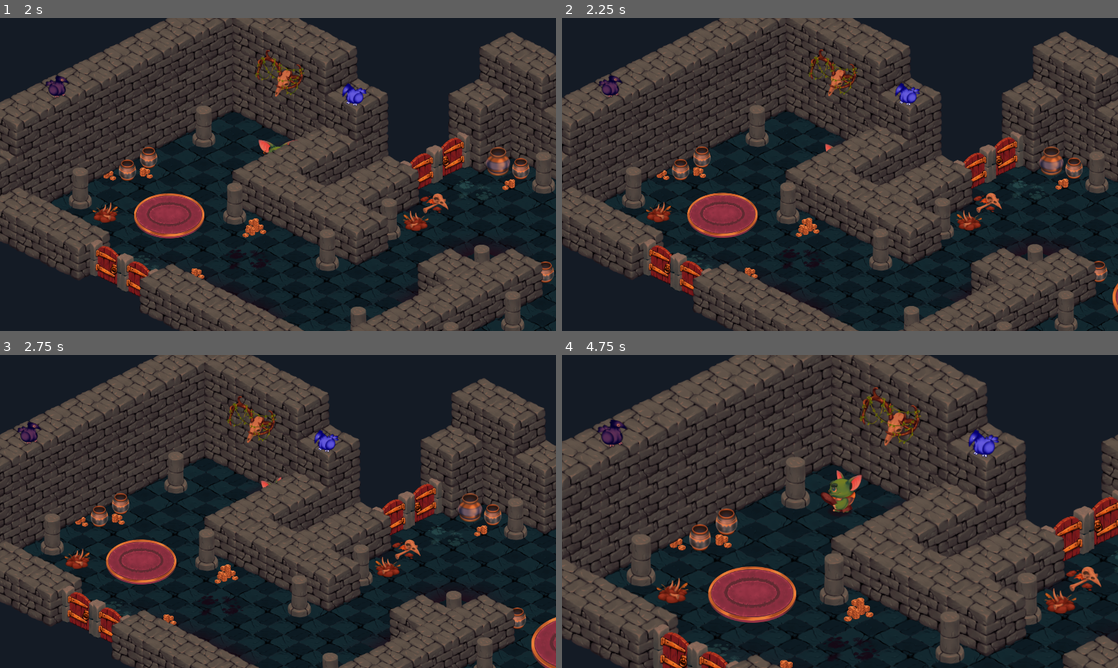
Above: before the commit, frames 1-4 (two rows, left to right).
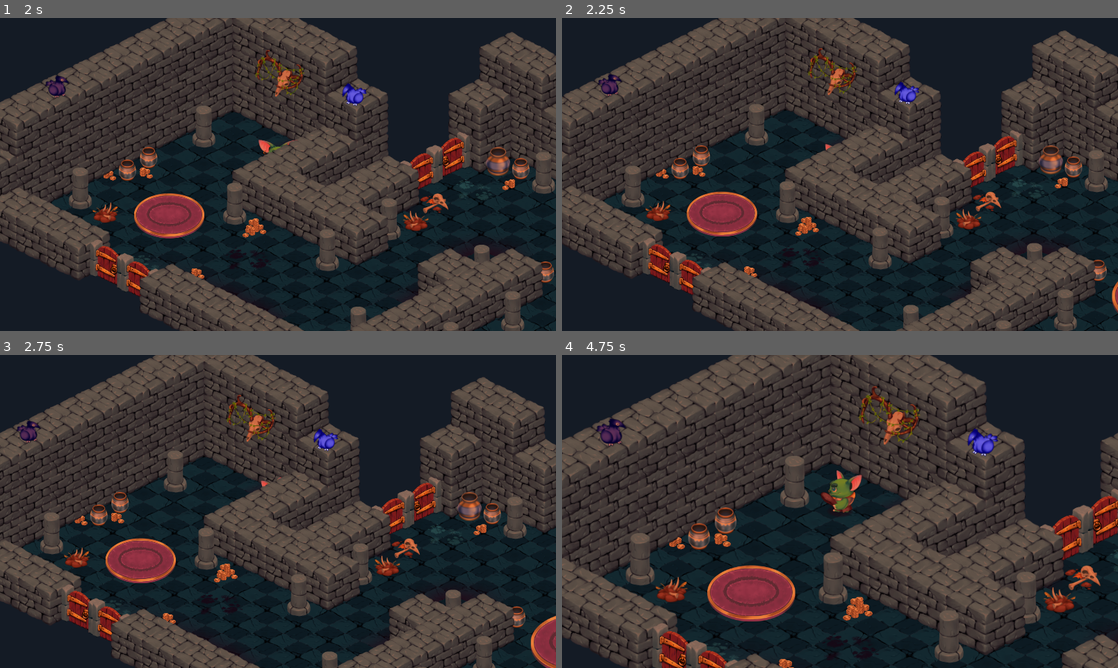
Above: after the commit, the same moments.

Repository: JoshuaNHardison/isometric
Game: Godot game, scene res://levels/dungeon.tscn
The game is run twice, just before and just after one commit, with the same random seed, the same clock (stepped at 60 frames per second) and the same inputs.
Inputs (mouse positions are in pixels of both pictures, inside the frame that each line leads up to):
- Up to frame 1 (2 s): tap Enter at 0.5 s; move the mouse to (400, 158) at 0.52 s; hold Right (move_right) 0.53-1.28 s; click (400, 158) at 0.6 s; move the mouse to (166, 190) at 1.27 s; hold Down (move_down) from 1.28 s (still down); tap C (lasso) at 1.35 s
- Up to frame 2 (2.25 s): move the mouse to (895, 105) at 2.02 s; release Down (move_down) at 2.03 s; hold Right (move_right) from 2.03 s (still down); tap X (looser) at 2.1 s
- Up to frame 3 (2.75 s): keep holding Right (move_right)
- Up to frame 4 (4.75 s): move the mouse to (812, 574) at 2.77 s; release Right (move_right) at 2.78 s; hold Up (move_up) 2.78-3.53 s; tap E (mount) at 2.85 s; click (812, 574) at 2.92 s; move the mouse to (1006, 558) at 3.52 s; hold Left (move_left) from 3.53 s (still down); tap Z (tighter) at 3.6 s; move the mouse to (673, 464) at 4.27 s; tap Mouse wheel up (zoom_in) at 4.35 s

Frame 1 is identical in both runs. In frame 2, 13% of the frame differs, in the area x 0-100%, y 0-100%; in frame 3, 13%; in frame 4, 12%.

Commit message:
fixed collisions on walls

Diff:
--- a/tileset/tileset.tres
+++ b/tileset/tileset.tres
@@ -102,7 +102,7 @@
 0:0/0 = 0
 0:0/0/physics_layer_0/linear_velocity = Vector2(0, 0)
 0:0/0/physics_layer_0/angular_velocity = 0.0
-0:0/0/physics_layer_0/polygon_0/points = PackedVector2Array(-2, -2, 62, 30, -2, 62, -66, 30)
+0:0/0/physics_layer_0/polygon_0/points = PackedVector2Array(0, 0, -64, 32, 0, 64, 64, 32)
 0:0/1 = 1
 0:0/1/flip_h = true
 0:0/1/physics_layer_0/linear_velocity = Vector2(0, 0)
